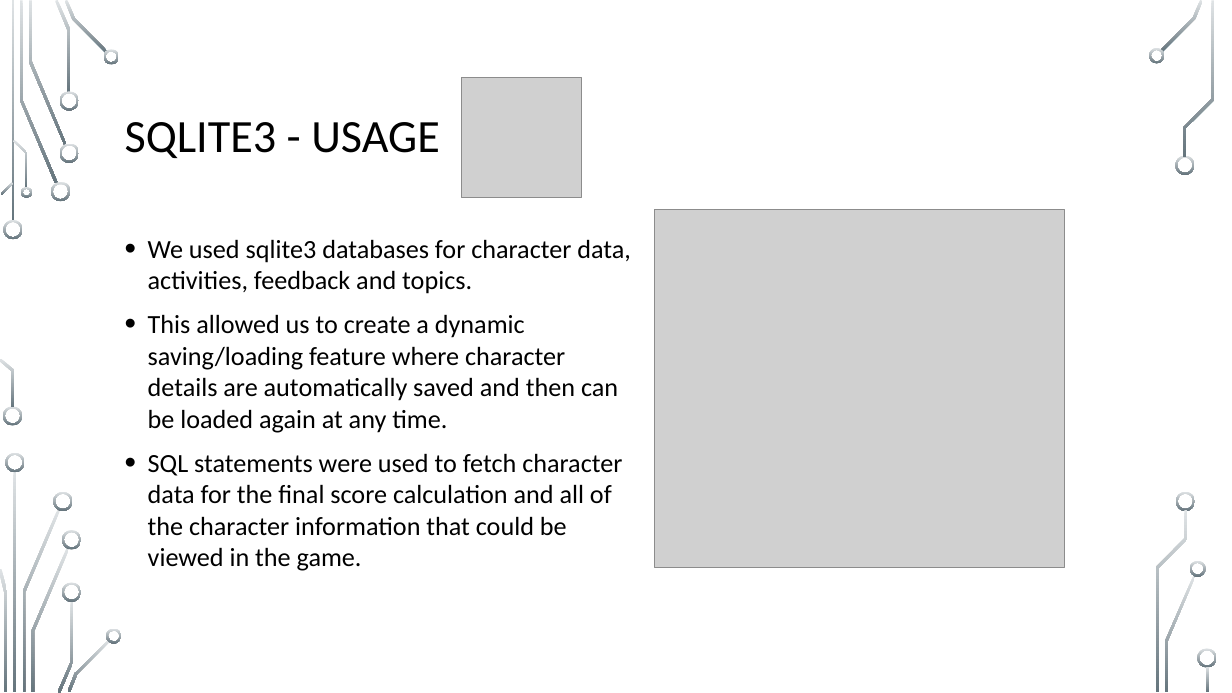
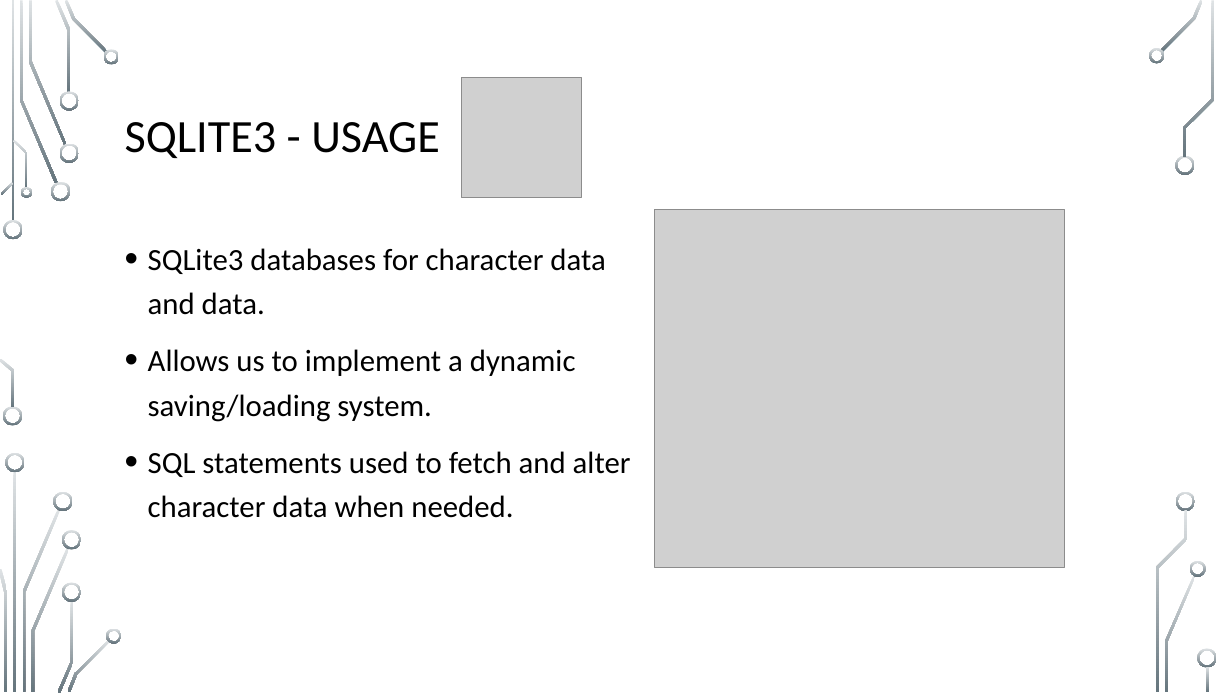
Before and after one commit to Patterbear/Ungrading-Simulator, a slide deck: slide 8 of Presentation/Group-04-Presentation.pptx. Drawn at 1232x693 pixels with LibreOffice and Linux fonts; fonts in the diff are those of the drawing; grey boxes stand for pictures; background and template pictures are left out. Boxes give left, top, right and bottom in pixels: in the first picture for what was removed or moved away, otherwise in the second. Text is boxed around its words. In the diff, an @@ line names an element or a change of style, - is before the commit and + after.

Commit message:
altered software architecture slides

```diff
--- a/Presentation/Group-04-Presentation.pptx
+++ b/Presentation/Group-04-Presentation.pptx
@@ text at [148,248,631,518]: text changed; size 20.4 to 24 pt @@
-• We used sqlite3 databases for character data, activities, feedback and topics.
-• This allowed us to create a dynamic saving/loading feature where character details are automatically saved and then can be loaded again at any time.
-• SQL statements were used to fetch character data for the final score calculation and all of the character information that could be viewed in the game.
+• SQLite3 databases for character data and data.
+• Allows us to implement a dynamic saving/loading system.
+• SQL statements used to fetch and alter character data when needed.
```
Also in this commit, not shown: 5 other slides changed.
